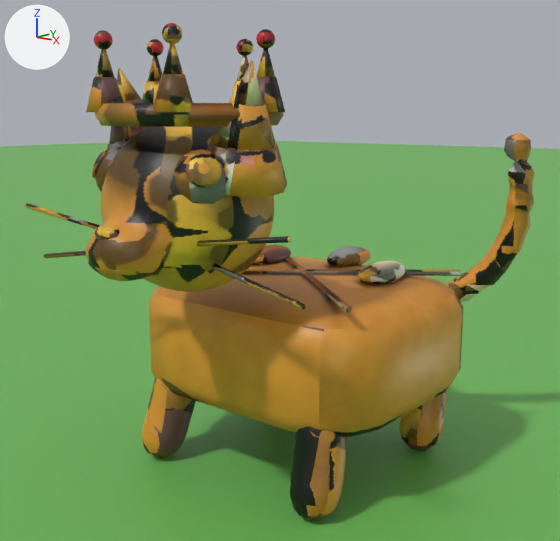
Two versions of the Blender file brainrot-models/realistic/BasbousaCat.blend, one commit apart.
Camera for both pictures: a 50 mm camera at (3.86, -4.62, 2.82) aimed at (0.0, 0.04, 1.6). Every picture has the same lights, and +X, +Y and +Z are marked at upper left. The picture after the commit comes second.

In view in the first picture: 'BasbousaCat', 'Plane'.
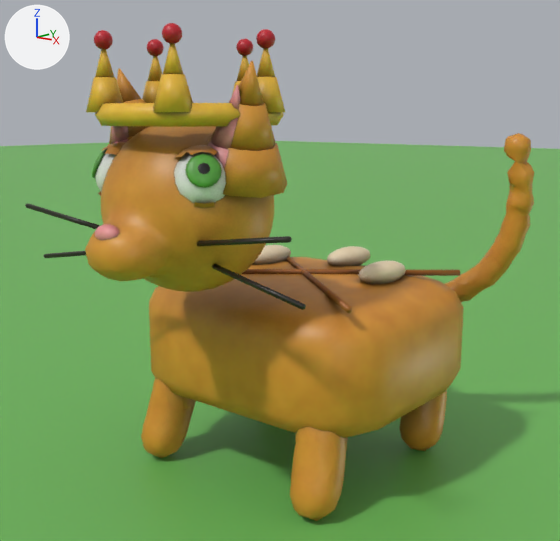
What differs and where, as boxes [x1, y1, x2, y2] in the pictures (560 x 541 px):
part 1 of me_cube, added: after [102, 142, 126, 155]
part 2 of me_cube, added: after [175, 145, 218, 158]
part 3 of me_cube, added (mostly hidden): after [194, 202, 215, 208]
part 4 of me_cube, surface changed (brown to orange): [25, 23, 534, 521] in both

The edits, one by one:
me_cube is used by ob_basbousacat; location (0.0, 0.0, 0.0).
me_cube had 4816 vertices, 5265 faces and spanned x -1.25..1.34, y -1.72..1.91, z 0.0..3.35.
me_cube now has 4976 vertices, 5377 faces and spans x -1.25..1.34, y -1.72..1.91, z 0.0..3.35.
me_cube part 1: a new loose piece of 59 vertices spanning x -0.54..-0.15, y -1.34..-0.96, z 2.41..2.64, in mat_basbousacat_baked.
me_cube part 2: a new loose piece of 59 vertices spanning x 0.15..0.54, y -1.34..-0.96, z 2.41..2.64, in mat_basbousacat_baked.
me_cube part 3: a new loose piece of 21 vertices spanning x 0.32..0.55, y -1.35..-1.1, z 2.2..2.3, in mat_basbousacat_baked.
me_cube part 4: 5200 kept faces spanning x -1.25..1.34, y -1.72..1.91, z 0.0..3.35 get new texture (UV) coordinates.
Other edits to the shape of me_cube do not show in these pictures.
